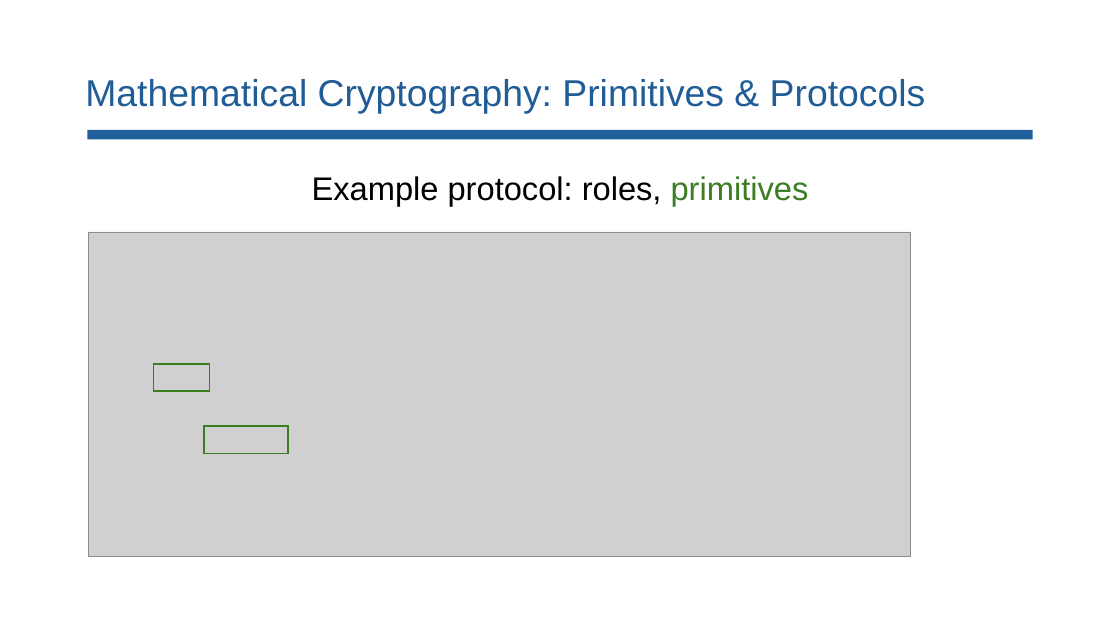
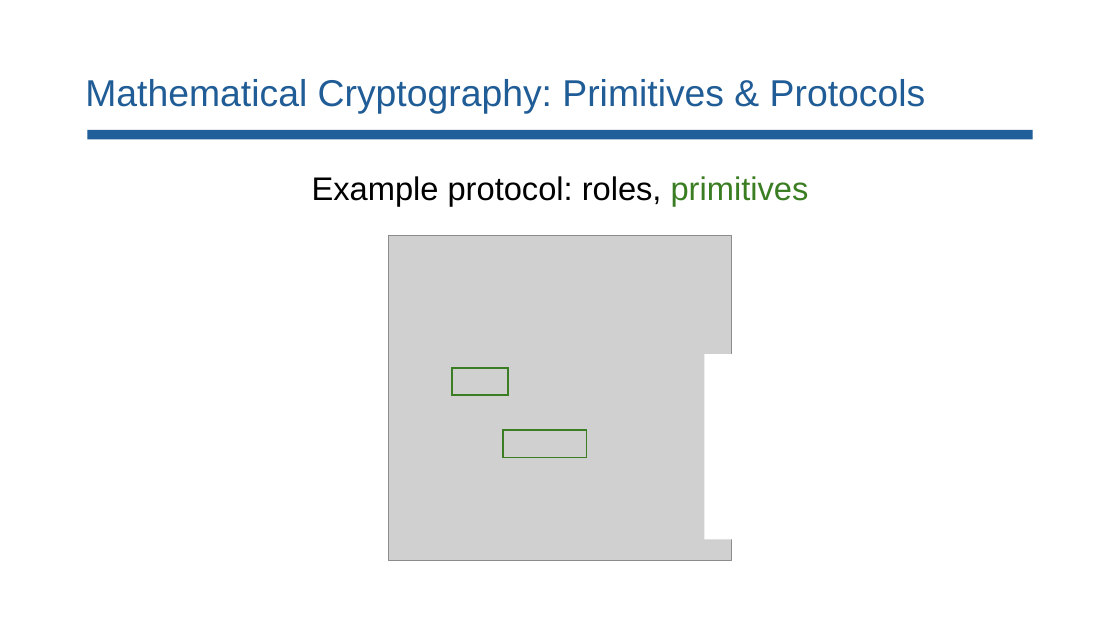
Before and after one commit to lorchrob/comp_slides, a slide deck: slide 10 of comp.pptx. Drawn at 1120x630 pixels with LibreOffice and Linux fonts; fonts in the diff are those of the drawing; grey boxes stand for pictures. Boxes give left, top, right and bottom in pixels: in the first picture for what was removed or moved away, otherwise in the second. Text is boxed around its words. In the diff, an @@ line names an element or a change of style, - is before the commit and + after.

```diff
--- a/comp.pptx
+++ b/comp.pptx
@@ picture: place and size @@
-picture at [88,232,911,556]
+picture at [388,236,732,560]
@@ rectangle added at [705,355,748,539], fill #FFFFFF @@
@@ rectangle: place and size @@
-rectangle at [154,364,210,392]
+rectangle at [452,368,508,396]
@@ rectangle: place and size @@
-rectangle at [204,426,288,454]
+rectangle at [503,430,587,458]
```
Also in this commit, not shown: 20 other slides changed, 1 slide added.
